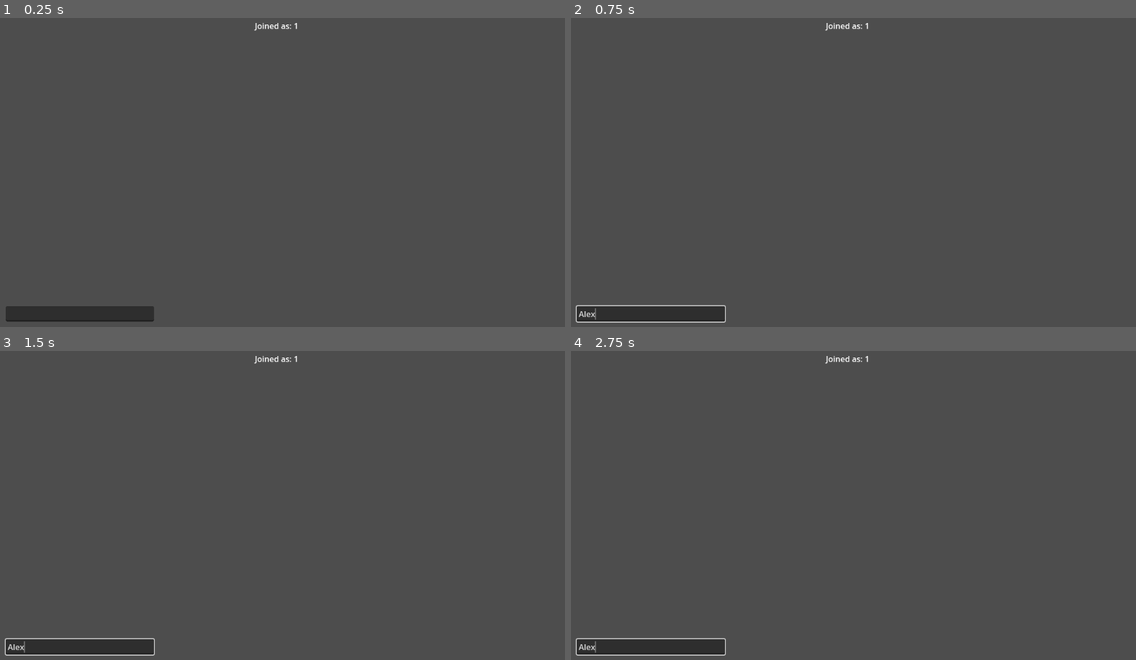
Above: before the commit, frames 1-4 (two rows, left to right).
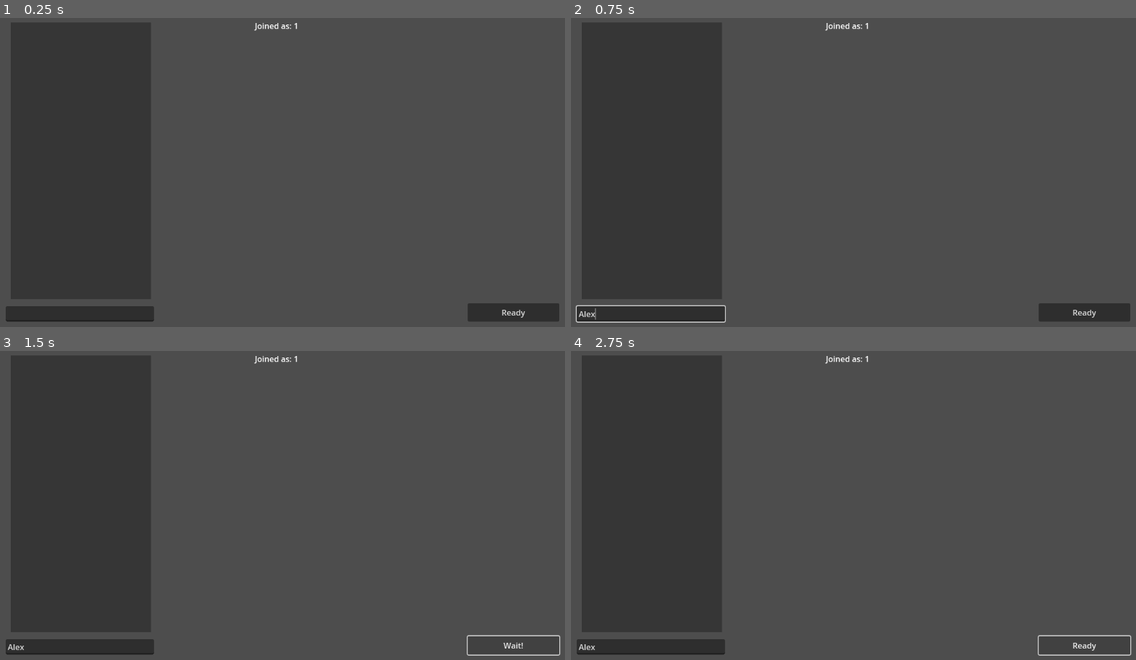
Above: after the commit, the same moments.

Repository: DragonCat4012/Shyv_Game
Game: Godot game, scene res://Scenes/Lobby/PeerView.tscn
Two runs of this game, one before a commit and one after it. Both use one fixed random seed, a clock stepped at 60 frames per second and the inputs below. This scene is started directly instead of the project's main scene.
Inputs (mouse positions are in pixels of both pictures, inside the frame that each line leads up to):
- Up to frame 1 (0.25 s): no input
- Up to frame 2 (0.75 s): click (650, 314) at 0.52 s; type "Alex" at 0.6 s
- Up to frame 3 (1.5 s): click (514, 644) at 1.25 s, where only the run after the commit has a clickable "Ready"
- Up to frame 4 (2.75 s): click (1085, 644) at 2 s, where only the run after the commit has a clickable "Wait!"

The runs differ from the first frame. In frame 1, 0.9% of the frame differs, in the area x 82-99%, y 92-99%; in frame 2, 0.9%; in frame 3, 0.5%; in frame 4, 0.5%.

Commit message:
Add Ready State

Diff:
--- a/GamManager.gd
+++ b/GamManager.gd
@@ -3,7 +3,10 @@
 var multiplayer_peer = ENetMultiplayerPeer.new()
 const Port = 9999
 const Adress = "127.0.0.1"
+
+# Lobby managment
 var connected_peer_ids: Array[int] = []
+var ready_peer_ids: Array[int] = []
 var messages = {}
 
 func _on_host_pressed():
@@ -75,6 +78,27 @@
 	rpc("_on_lobby_message", newMessage)
 	#messages[multiplayer.get_unique_id()] = newMessage
 
+@rpc("any_peer", "call_local") # Any peer can call it, calls on self
+func _on_ready():
+	var peer_id = multiplayer.get_remote_sender_id()
+	print_signed("Ready peer: ", peer_id)
+	ready_peer_ids.append(peer_id)
+
+func send_ready():
+	rpc("_on_ready")
+	ready_peer_ids.append(multiplayer.get_unique_id())
+
+@rpc("any_peer", "call_local") # Any peer can call it, calls on self
+func _on_un_ready():
+	var peer_id = multiplayer.get_remote_sender_id()
+	print_signed("UN-Ready peer: ", peer_id)
+	ready_peer_ids.erase(peer_id)
+
+func send_un_ready():
+	rpc("_on_un_ready")
+	ready_peer_ids.erase(multiplayer.get_unique_id())
+
+# Testing idk
 @rpc("any_peer")# Any peer can call it,
 func my_func_any_peer():
 	var peer_id = multiplayer.get_remote_sender_id()
--- a/Scenes/Lobby/PeerView.gd
+++ b/Scenes/Lobby/PeerView.gd
@@ -1,12 +1,17 @@
 extends Node2D
 
 @onready var host_name = $HostName
-@onready var peer_list = $PeerList
+@onready var peer_list = $ColorRect/PeerList
+
+@onready var ready_button = $ReadyButton
 @onready var name_field = $nameField
+var isReady = false
 
 func _process(delta):
 	peer_list.text = show_messages()#str(GamManager.connected_peer_ids)
 	host_name.text = "Joined as: " + str(GamManager.multiplayer.get_unique_id())
+	isReady = GamManager.ready_peer_ids.has(multiplayer.get_unique_id())
+	ready_button.text = "Wait!" if isReady else "Ready"
 
 func display_message(message):
 	GamManager.send_lobby_message(message)
@@ -22,3 +27,9 @@
 			str2 += ": " + GamManager.messages[peer]
 		str += str2 + "\n"
 	return str
+
+func _on_ready_button_pressed():
+	if isReady:
+		GamManager.send_un_ready()
+	else:
+		GamManager.send_ready()
--- a/Scenes/Lobby/PeerView.tscn
+++ b/Scenes/Lobby/PeerView.tscn
@@ -4,13 +4,6 @@
 
 [node name="PeerView" type="Node2D"]
 script = ExtResource("1_hqru8")
-
-[node name="PeerList" type="Label" parent="."]
-offset_left = 40.0
-offset_top = 47.0
-offset_right = 182.0
-offset_bottom = 349.0
-metadata/_edit_use_anchors_ = true
 
 [node name="HostName" type="Label" parent="."]
 offset_left = 514.0
@@ -25,4 +18,25 @@
 offset_right = 311.0
 offset_bottom = 627.0
 
+[node name="ColorRect" type="ColorRect" parent="."]
+offset_left = 23.0
+offset_top = 25.0
+offset_right = 305.0
+offset_bottom = 582.0
+color = Color(0, 0, 0, 0.298039)
+
+[node name="PeerList" type="Label" parent="ColorRect"]
+offset_left = 17.0
+offset_top = 12.0
+offset_right = 272.0
+offset_bottom = 549.0
+
+[node name="ReadyButton" type="Button" parent="."]
+offset_left = 942.0
+offset_top = 590.0
+offset_right = 1126.0
+offset_bottom = 627.0
+text = "Ready?"
+
 [connection signal="text_submitted" from="nameField" to="." method="_on_line_edit_text_submitted"]
+[connection signal="pressed" from="ReadyButton" to="." method="_on_ready_button_pressed"]
--- a/Scenes/Lobby/hostView.gd
+++ b/Scenes/Lobby/hostView.gd
@@ -1,17 +1,29 @@
 extends Node2D
 
+@onready var start_button = $StartButton
 @onready var player_rect = $VBoxContainer/Label
 @onready var v_box_container = $VBoxContainer
+
+@export var readyColor: Color = Color.LIGHT_GREEN
+@export var unreadyColor: Color = Color.INDIAN_RED
+
 var lastArr = ""
 
 func _process(delta):
+	start_button.disabled = GamManager.connected_peer_ids.size() != GamManager.ready_peer_ids.size()
+
 	#if str(GamManager.connected_peer_ids) != lastArr:
 	for child in v_box_container.get_children():
 		v_box_container.remove_child(child)
 
 	for id in GamManager.connected_peer_ids:
 		var e = player_rect.duplicate()
+		e.add_theme_color_override("font_color", unreadyColor)
 		e.text = str(id) + ": " + GamManager.messages[id]
+		if id in GamManager.ready_peer_ids:
+			e.add_theme_color_override("font_color", readyColor)
+
 		v_box_container.add_child(e)
 
+
 	lastArr = str(GamManager.connected_peer_ids)
--- a/Scenes/Lobby/hostView.tscn
+++ b/Scenes/Lobby/hostView.tscn
@@ -32,3 +32,10 @@
 text = "aaaa"
 horizontal_alignment = 1
 vertical_alignment = 1
+
+[node name="StartButton" type="Button" parent="."]
+offset_left = 964.0
+offset_top = 548.0
+offset_right = 1092.0
+offset_bottom = 587.0
+text = "Start"
